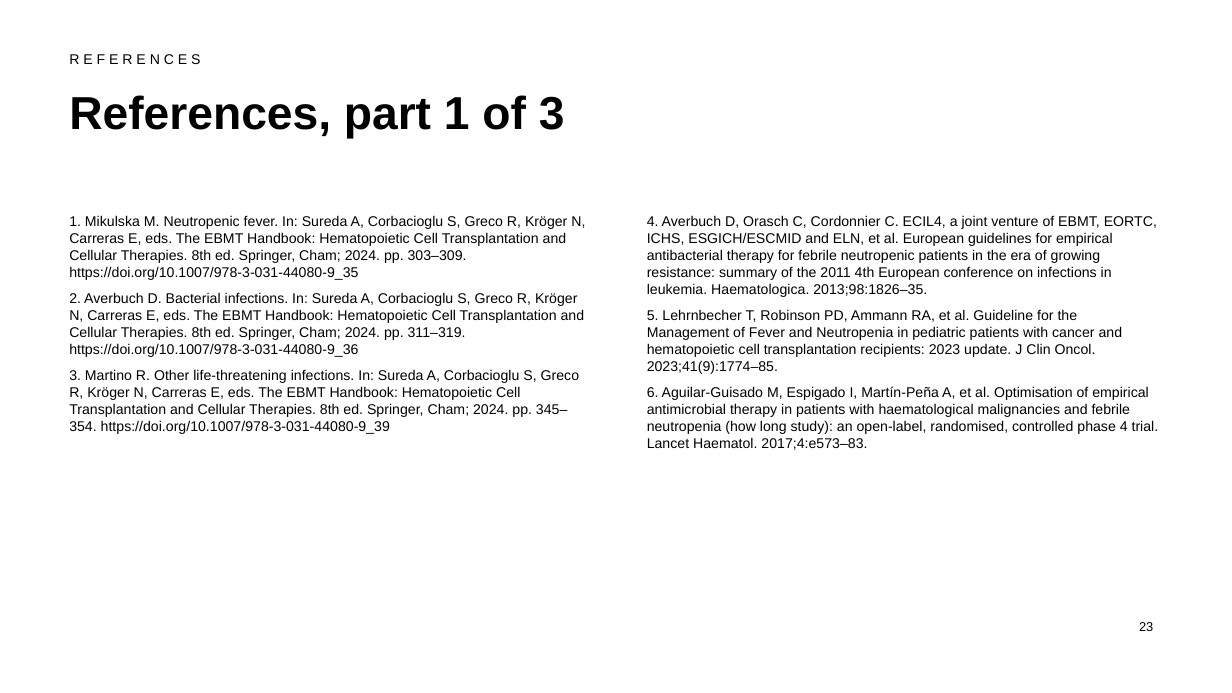
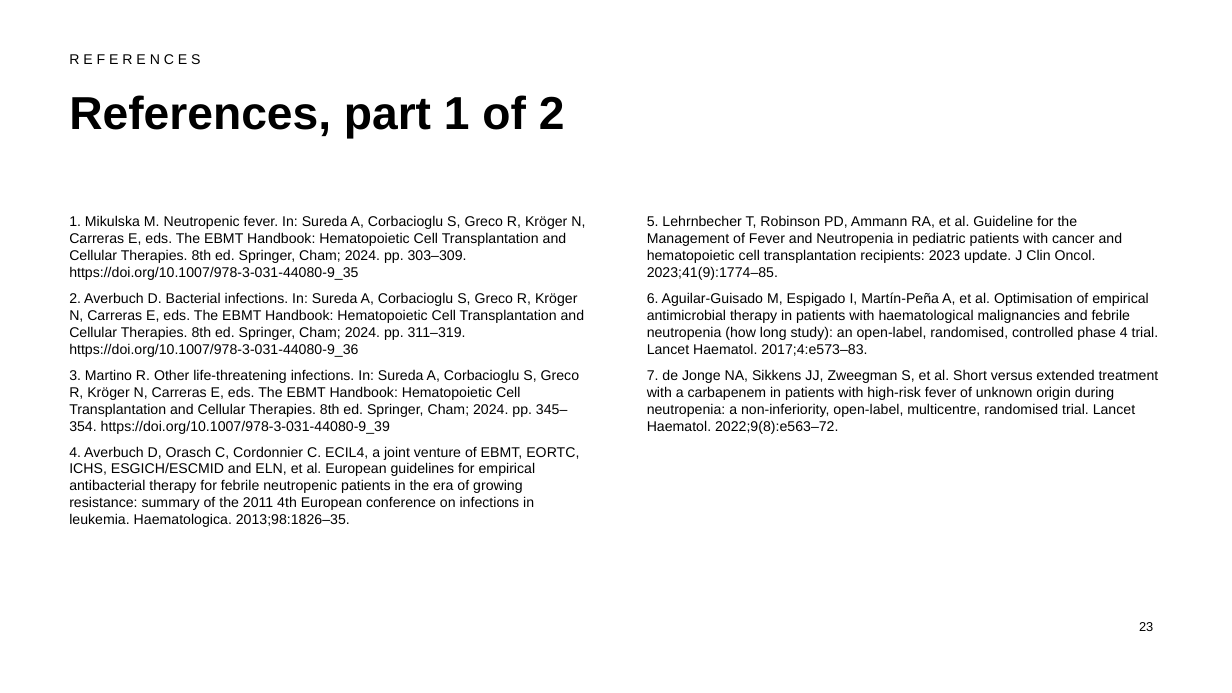
Before and after one commit to htlin222/ebmt-handbook-skill, a slide deck: slide 23 of slides/decks/s10-neutropenic-fever-bacterial.pptx. Drawn at 1232x693 pixels with LibreOffice and Linux fonts; fonts in the diff are those of the drawing. Boxes give left, top, right and bottom in pixels: in the first picture for what was removed or moved away, otherwise in the second. Text is boxed around its words. In the diff, an @@ line names an element or a change of style, - is before the commit and + after.

```diff
--- a/slides/decks/s10-neutropenic-fever-bacterial.pptx
+++ b/slides/decks/s10-neutropenic-fever-bacterial.pptx
@@ title at (x1=69, y1=95, x2=565, y2=139): text changed @@
-References, part 1 of 3
+References, part 1 of 2
@@ text at (x1=647, y1=215, x2=1157, y2=297): paragraph removed @@
-4. Averbuch D, Orasch C, Cordonnier C. ECIL4, a joint venture of EBMT, EORTC, ICHS, ESGICH/ESCMID and ELN, et al. European guidelines for empirical antibacterial therapy for febrile neutropenic patients in the era of growing resistance: summary of the 2011 4th European conference on infections in leukemia. Haematologica. 2013;98:1826–35.
@@ text at (x1=647, y1=369, x2=1159, y2=434): paragraph added @@
+7. de Jonge NA, Sikkens JJ, Zweegman S, et al. Short versus extended treatment with a carbapenem in patients with high-risk fever of unknown origin during neutropenia: a non-inferiority, open-label, multicentre, randomised trial. Lancet Haematol. 2022;9(8):e563–72.
@@ text at (x1=69, y1=446, x2=579, y2=527): paragraph added @@
+4. Averbuch D, Orasch C, Cordonnier C. ECIL4, a joint venture of EBMT, EORTC, ICHS, ESGICH/ESCMID and ELN, et al. European guidelines for empirical antibacterial therapy for febrile neutropenic patients in the era of growing resistance: summary of the 2011 4th European conference on infections in leukemia. Haematologica. 2013;98:1826–35.
```
Also in this commit, not shown: 5 other slides changed, 1 slide removed, 18 other files.
